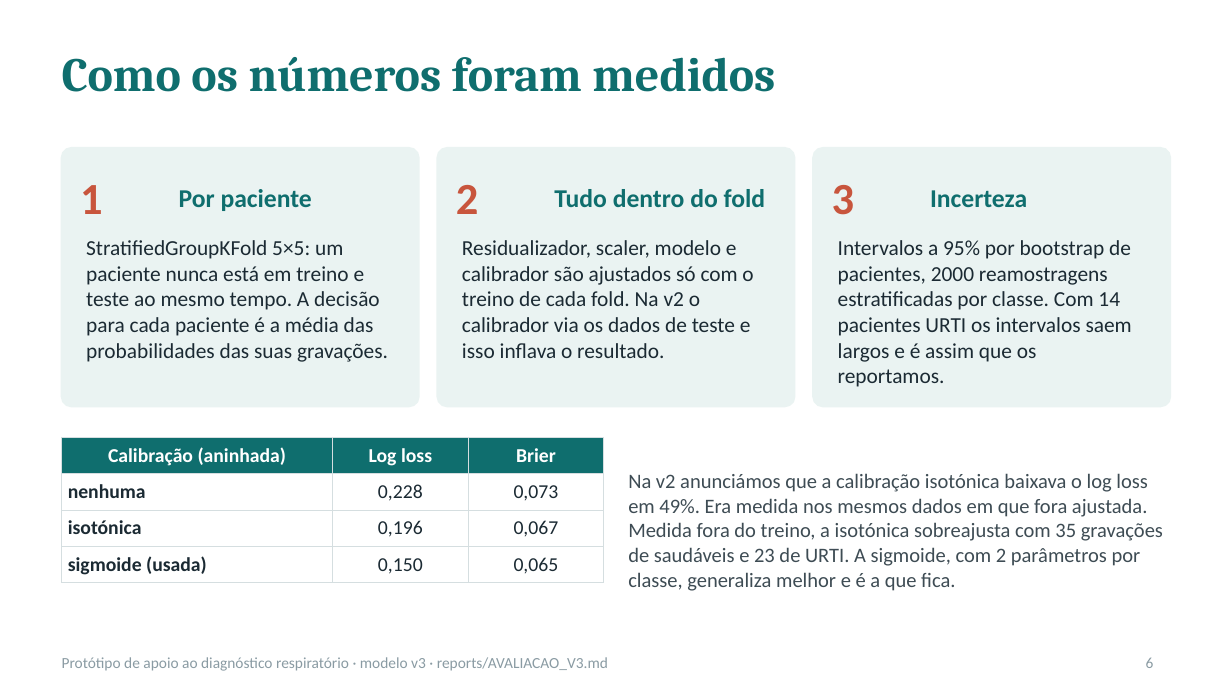
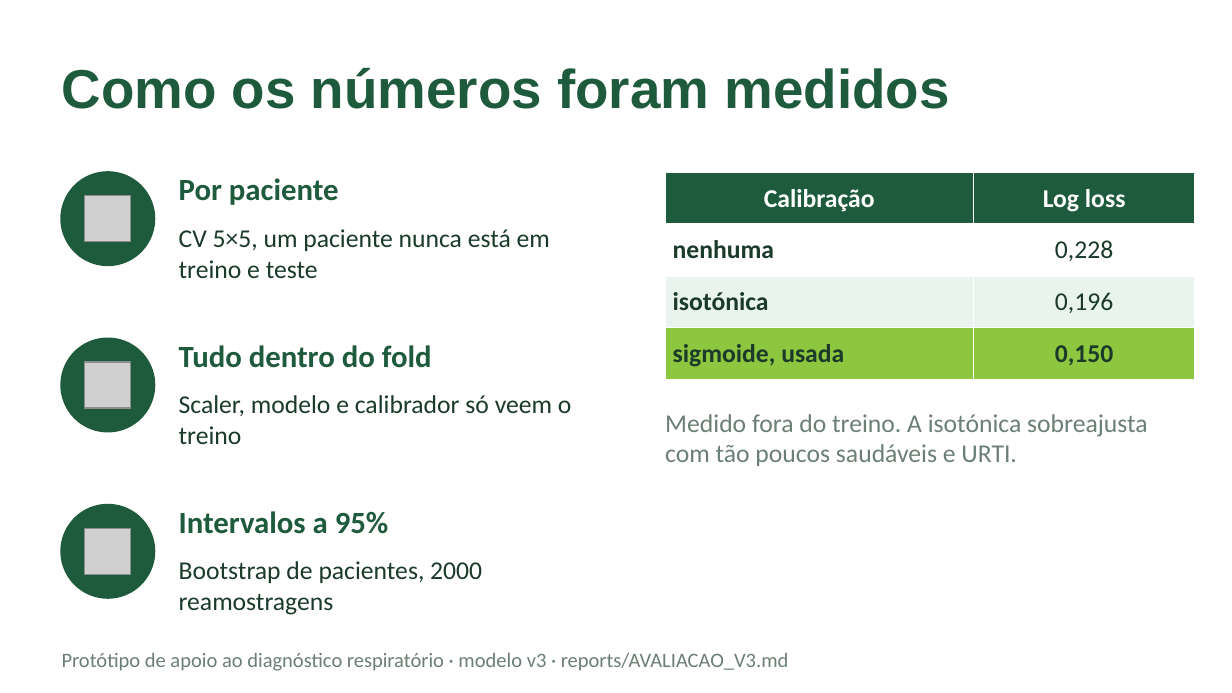
Before and after one commit to pintoleodgar/projeto-cdg-respiratori, a slide deck: slide 6 of relatorio/Apresentacao.pptx. Drawn at 1232x693 pixels with LibreOffice and Linux fonts; fonts in the diff are those of the drawing; grey boxes stand for pictures. Boxes give left, top, right and bottom in pixels: in the first picture for what was removed or moved away, otherwise in the second. Text is boxed around its words. In the diff, an @@ line names an element or a change of style, - is before the commit and + after.

```diff
--- a/relatorio/Apresentacao.pptx
+++ b/relatorio/Apresentacao.pptx
@@ title "Como os números foram medidos" at [62,68,949,109]: size 28 to 32 pt, font Cambria to Arial, text colour #0F6E6E to #1E5A3C; vertical alignment top to middle @@
@@ rounded rectangle removed at [62,148,419,407] @@
@@ rounded rectangle removed at [437,148,795,407] @@
@@ rounded rectangle removed at [813,148,1170,407] @@
@@ ellipse added at [62,172,154,265], fill #1E5A3C, outline #1E5A3C 1.5 pt @@
@@ text "Por paciente" at [179,178,339,205]: size 15 to 18 pt, text colour #0F6E6E to #1E5A3C; vertical alignment middle to top @@
@@ table at [665,172,1195,371] @@
-column 1, row 1: Calibração (aninhada)
+column 1, row 1: Calibração
-column 1, row 4: sigmoide (usada)
+column 1, row 4: sigmoide, usada
-column 3: Brier | 0,073 | 0,067 | 0,065
@@ table: place and size @@
-table at [62,437,604,579]
+table at [665,172,1195,371]
@@ text removed at [80,185,103,214] @@
-1
@@ picture added at [85,196,132,243] @@
@@ text removed at [456,185,479,214] @@
-2
@@ text removed at [832,185,855,215] @@
-3
@@ text removed at [930,190,1027,207] @@
-Incerteza
@@ text at [179,229,550,278]: text changed; size 12.5 to 15 pt; text colour #1B2A33 to #1B3A2A @@
-StratifiedGroupKFold 5×5: um paciente nunca está em treino e teste ao mesmo tempo. A decisão para cada paciente é a média das probabilidades das suas gravações.
+CV 5×5, um paciente nunca está em treino e teste
@@ ellipse added at [62,339,154,431], fill #1E5A3C, outline #1E5A3C 1.5 pt @@
@@ text "Tudo dentro do fold" at [179,345,432,368]: size 15 to 18 pt, text colour #0F6E6E to #1E5A3C; vertical alignment middle to top @@
@@ text "Tudo dentro do fold": place and size @@
-text "Tudo dentro do fold" at [554,189,766,207]
+text "Tudo dentro do fold" at [179,345,432,368]
@@ picture added at [85,362,132,409] @@
@@ text at [179,395,572,444]: text changed; size 12.5 to 15 pt; text colour #1B2A33 to #1B3A2A @@
-Residualizador, scaler, modelo e calibrador são ajustados só com o treino de cada fold. Na v2 o calibrador via os dados de teste e isso inflava o resultado.
+Scaler, modelo e calibrador só veem o treino
@@ text at [665,414,1148,466]: text changed; size 12 to 15 pt; text colour #3E4C54 to #6B7F74 @@
-Na v2 anunciámos que a calibração isotónica baixava o log loss em 49%. Era medida nos mesmos dados em que fora ajustada. Medida fora do treino, a isotónica sobreajusta com 35 gravações de saudáveis e 23 de URTI. A sigmoide, com 2 parâmetros por classe, generaliza melhor e é a que fica.
+Medido fora do treino. A isotónica sobreajusta com tão poucos saudáveis e URTI.
@@ text "Medido fora do treino. A ..." at [665,414,1148,466]: vertical alignment middle to top @@
@@ ellipse added at [62,505,154,598], fill #1E5A3C, outline #1E5A3C 1.5 pt @@
@@ picture added at [85,529,132,575] @@
@@ text added at [179,511,389,534], 18 pt, text #1E5A3C, bold @@
+Intervalos a 95%
@@ text at [179,561,482,615]: text changed; size 12.5 to 15 pt; text colour #1B2A33 to #1B3A2A @@
-Intervalos a 95% por bootstrap de pacientes, 2000 reamostragens estratificadas por classe. Com 14 pacientes URTI os intervalos saem largos e é assim que os reportamos.
+Bootstrap de pacientes, 2000 reamostragens
@@ text "Protótipo de apoio ao diagnóstico ..." at [62,653,789,671]: size 9 to 12 pt, text colour #8A9BA3 to #6B7F74 @@
@@ page number removed at [1146,657,1154,668] @@
-6
```
Also in this commit, not shown: 11 other slides changed, 1 other file.
